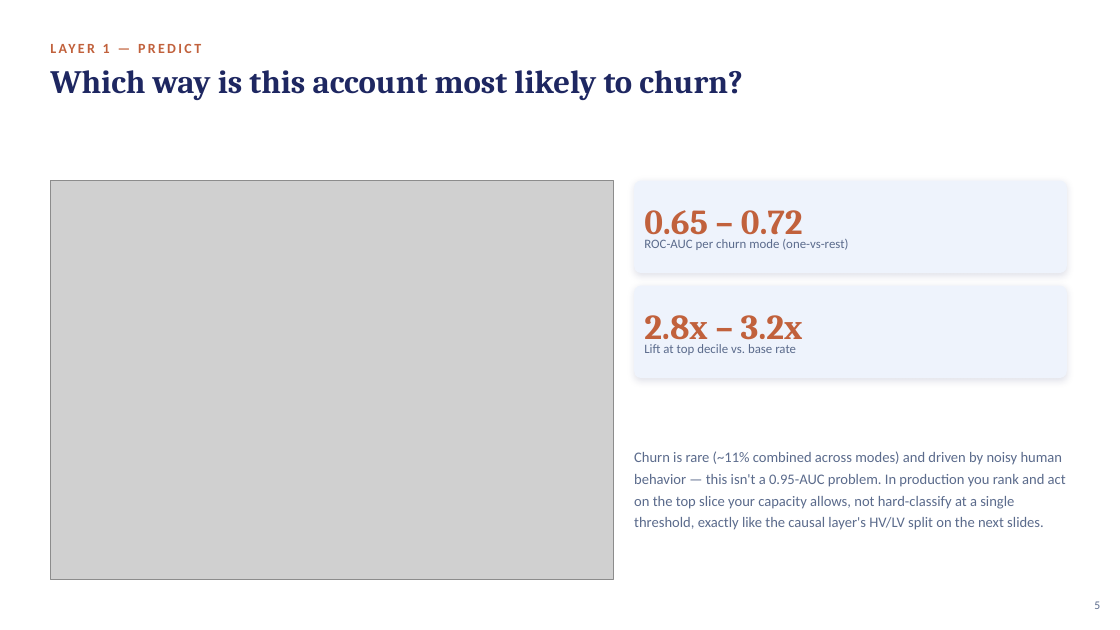
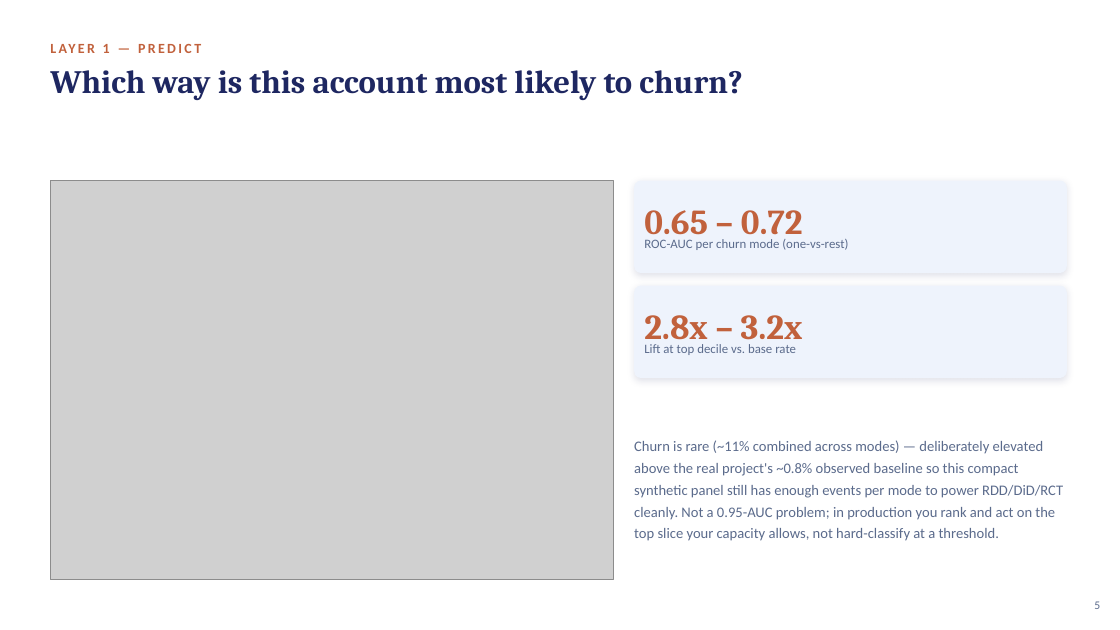
Before and after one commit to crystal1361/DDA-Retention, a slide deck: slide 5 of deck/vanguard_dda_deck.pptx. Drawn at 1120x630 pixels with LibreOffice and Linux fonts; fonts in the diff are those of the drawing; grey boxes stand for pictures. Boxes give left, top, right and bottom in pixels: in the first picture for what was removed or moved away, otherwise in the second. Text is boxed around its words. In the diff, an @@ line names an element or a change of style, - is before the commit and + after.

Commit message:
Slide 5: frame elevated synthetic churn rate vs real 0.8% baseline

```diff
--- a/deck/vanguard_dda_deck.pptx
+++ b/deck/vanguard_dda_deck.pptx
@@ text at [634, 440, 1063, 541]: text changed @@
-Churn is rare (~11% combined across modes) and driven by noisy human behavior — this isn't a 0.95-AUC problem. In production you rank and act on the top slice your capacity allows, not hard-classify at a single threshold, exactly like the causal layer's HV/LV split on the next slides.
+Churn is rare (~11% combined across modes) — deliberately elevated above the real project's ~0.8% observed baseline so this compact synthetic panel still has enough events per mode to power RDD/DiD/RCT cleanly. Not a 0.95-AUC problem; in production you rank and act on the top slice your capacity allows, not hard-classify at a threshold.
```
Also in this commit, not shown: 2 other files.
